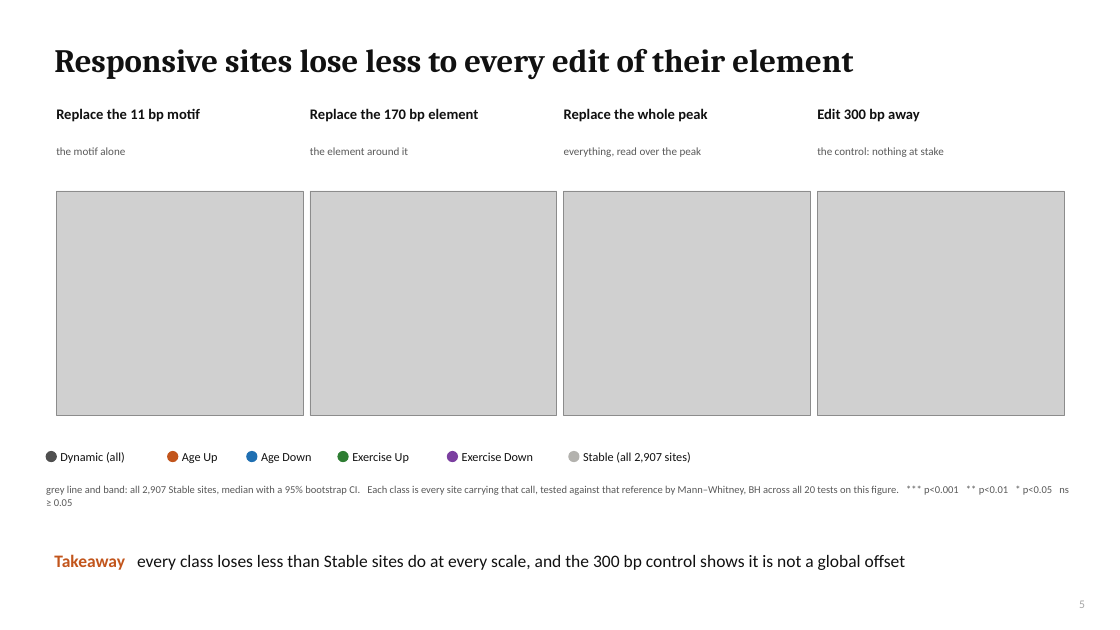
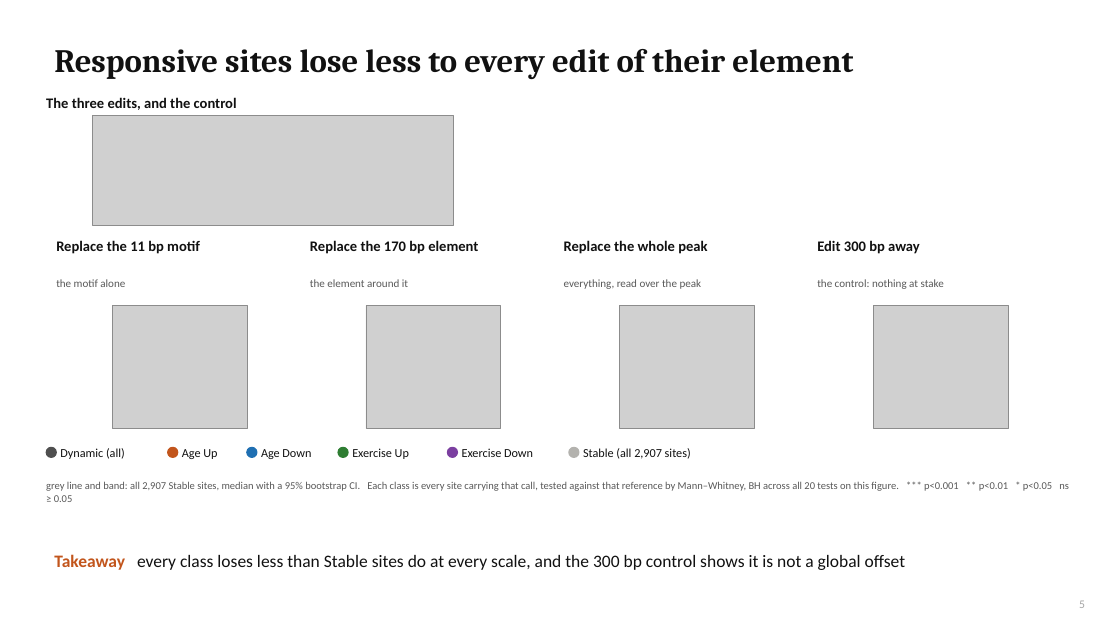
Before and after one commit to cytokine4242/Alpha_Genome_Ap1, a slide deck: slide 5 of Analysis/AP1_AlphaGenome_results.pptx. Drawn at 1120x630 pixels with LibreOffice and Linux fonts; fonts in the diff are those of the drawing; grey boxes stand for pictures. Boxes give left, top, right and bottom in pixels: in the first picture for what was removed or moved away, otherwise in the second. Text is boxed around its words. In the diff, an @@ line names an element or a change of style, - is before the commit and + after.

```diff
--- a/Analysis/AP1_AlphaGenome_results.pptx
+++ b/Analysis/AP1_AlphaGenome_results.pptx
@@ text added at box(46, 97, 237, 110), 12.5 pt, text #111111, bold @@
+The three edits, and the control
@@ picture added at box(92, 116, 453, 225) @@
@@ 8 texts: place and size @@
-8 texts at box(56, 108, 944, 157)
+8 texts at box(56, 240, 944, 289)
@@ picture: place and size @@
-picture at box(56, 191, 303, 415)
+picture at box(113, 306, 248, 429)
@@ picture: place and size @@
-picture at box(310, 191, 557, 415)
+picture at box(366, 306, 502, 429)
@@ picture: place and size @@
-picture at box(564, 191, 811, 415)
+picture at box(620, 306, 755, 429)
@@ picture: place and size @@
-picture at box(818, 191, 1065, 415)
+picture at box(874, 306, 1009, 429)
@@ 7 texts, 6 ellipses: place and size @@
-7 texts, 6 ellipses at box(46, 452, 1069, 506)
+7 texts, 6 ellipses at box(46, 448, 1069, 502)
```
Also in this commit, not shown: 1 other slide changed, 17 other files.
